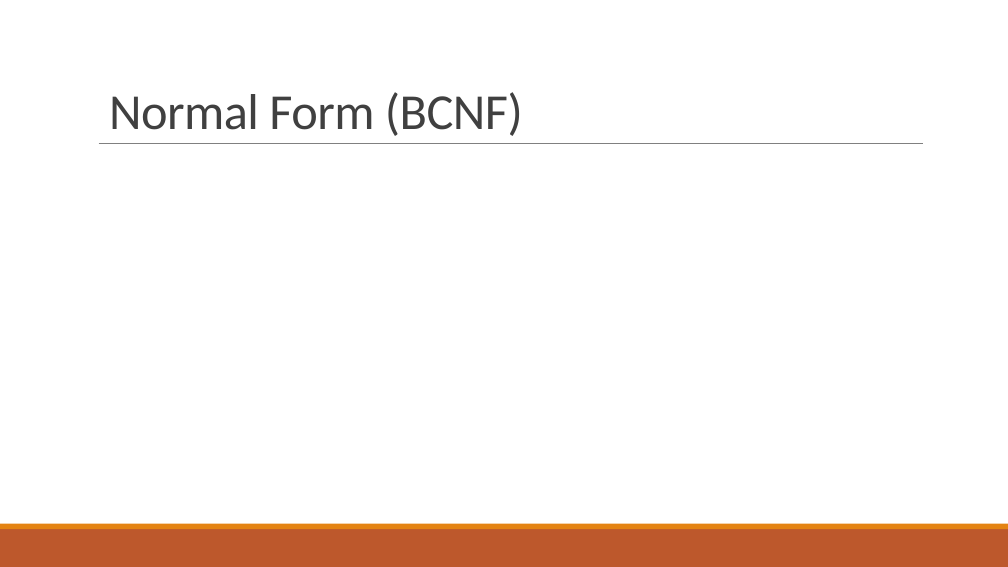
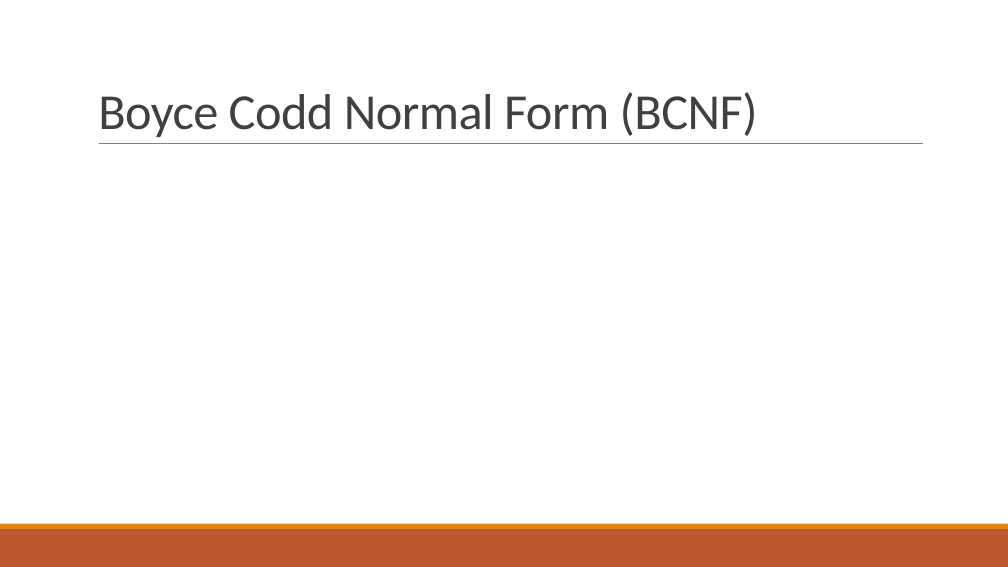
Before and after one commit to GajendraAwasthi/Pokhara-University-BCA-All-Semester-Notes-Codes, a slide deck: slide 75 of BCA 4th Semester/Database Management System/NOTES BY KAPIL/Unit 4 Relational Database Design.pptx. Drawn at 1008x567 pixels with LibreOffice and Linux fonts; fonts in the diff are those of the drawing; grey boxes stand for pictures. Boxes give left, top, right and bottom in pixels: in the first picture for what was removed or moved away, otherwise in the second. Text is boxed around its words. In the diff, an @@ line names an element or a change of style, - is before the commit and + after.

```diff
--- a/BCA 4th Semester/Database Management System/NOTES BY KAPIL/Unit 4 Relational Database Design.pptx
+++ b/BCA 4th Semester/Database Management System/NOTES BY KAPIL/Unit 4 Relational Database Design.pptx
@@ title at [98,92,758,137]: text changed @@
-Normal Form (BCNF)
+Boyce Codd Normal Form (BCNF)
```
Also in this commit, not shown: 4 other slides changed, 13 slides added, 1 slide removed, 3 other files.
